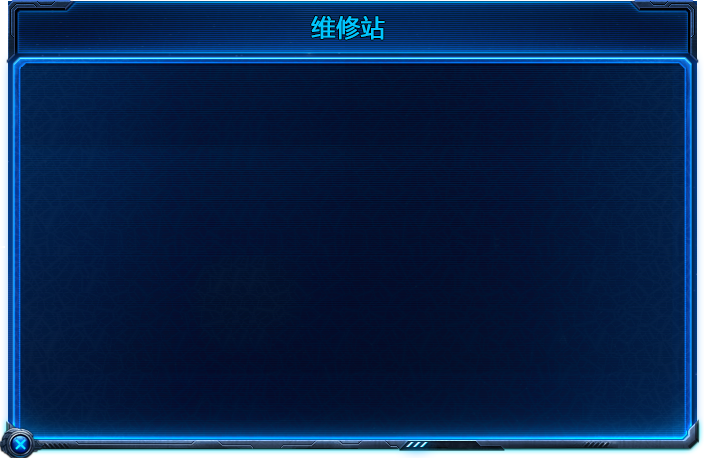
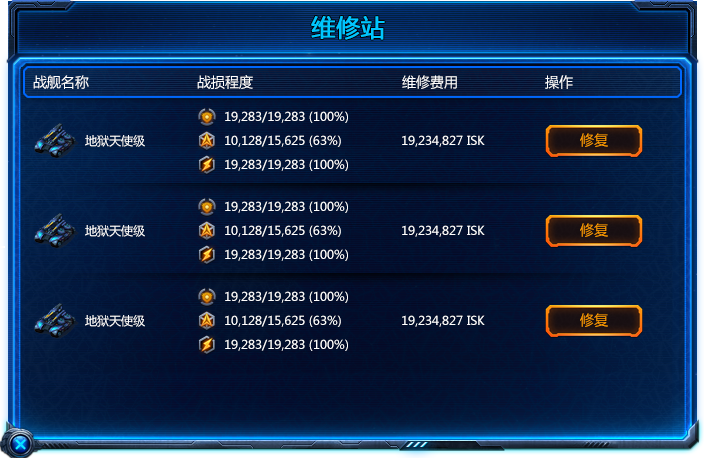
Comparing the layer stacks of the two 704×458 images. Changes:
added group "组 1 副本 2" with 12 layers above "组 1 副本" over [34, 287, 643, 355]
added layer "图层 8" (1st of 3, in "组 1 副本 2") in group "组 1 副本 2" over [545, 305, 643, 338]
added layer "19,283/19,283 (100%)" (1st of 6, in "组 1 副本 2") in group "组 1 副本 2" over [225, 339, 348, 351]
added layer "10,128/15,625 (63%)" (1st of 3, in "组 1 副本 2") in group "组 1 副本 2" over [225, 315, 341, 327]
added layer "19,283/19,283 (100%)" (2nd of 6, in "组 1 副本 2") in group "组 1 副本 2" over [225, 291, 348, 303]
added layer "图层 4" (1st of 3, in "组 1 副本 2") in group "组 1 副本 2" over [34, 303, 79, 339]
added group "组 1 副本" with 12 layers above "组 1" over [34, 197, 644, 284]
added layer "图层 8" (2nd of 3, in "组 1 副本") in group "组 1 副本" over [545, 215, 643, 248]
added layer "19,283/19,283 (100%)" (3rd of 6, in "组 1 副本") in group "组 1 副本" over [225, 249, 348, 261]
added layer "10,128/15,625 (63%)" (2nd of 3, in "组 1 副本") in group "组 1 副本" over [225, 225, 341, 237]
added layer "19,283/19,283 (100%)" (4th of 6, in "组 1 副本") in group "组 1 副本" over [225, 201, 348, 213]
added layer "图层 4" (2nd of 3, in "组 1 副本") in group "组 1 副本" over [34, 213, 79, 249]
added layer "图层 3" (2nd of 3, in "组 1 副本") in group "组 1 副本" over [57, 273, 644, 284]
added group "组 1" with 12 layers above "操作" over [34, 107, 643, 194]
added layer "图层 8" (3rd of 3, in "组 1") in group "组 1" over [545, 125, 643, 158]
added layer "19,283/19,283 (100%)" (5th of 6, in "组 1") in group "组 1" over [225, 159, 348, 171]
added layer "10,128/15,625 (63%)" (3rd of 3, in "组 1") in group "组 1" over [225, 135, 341, 147]
added layer "19,283/19,283 (100%)" (6th of 6, in "组 1") in group "组 1" over [225, 111, 348, 123]
added layer "图层 4" (3rd of 3, in "组 1") in group "组 1" over [34, 123, 79, 159]
added layer "图层 3" (3rd of 3, in "组 1") in group "组 1" over [52, 183, 643, 194]
added layer "“图层 3”的居中描边" above "图层 1" over [16, 59, 689, 104]
…and 22 more changes (22 added)
